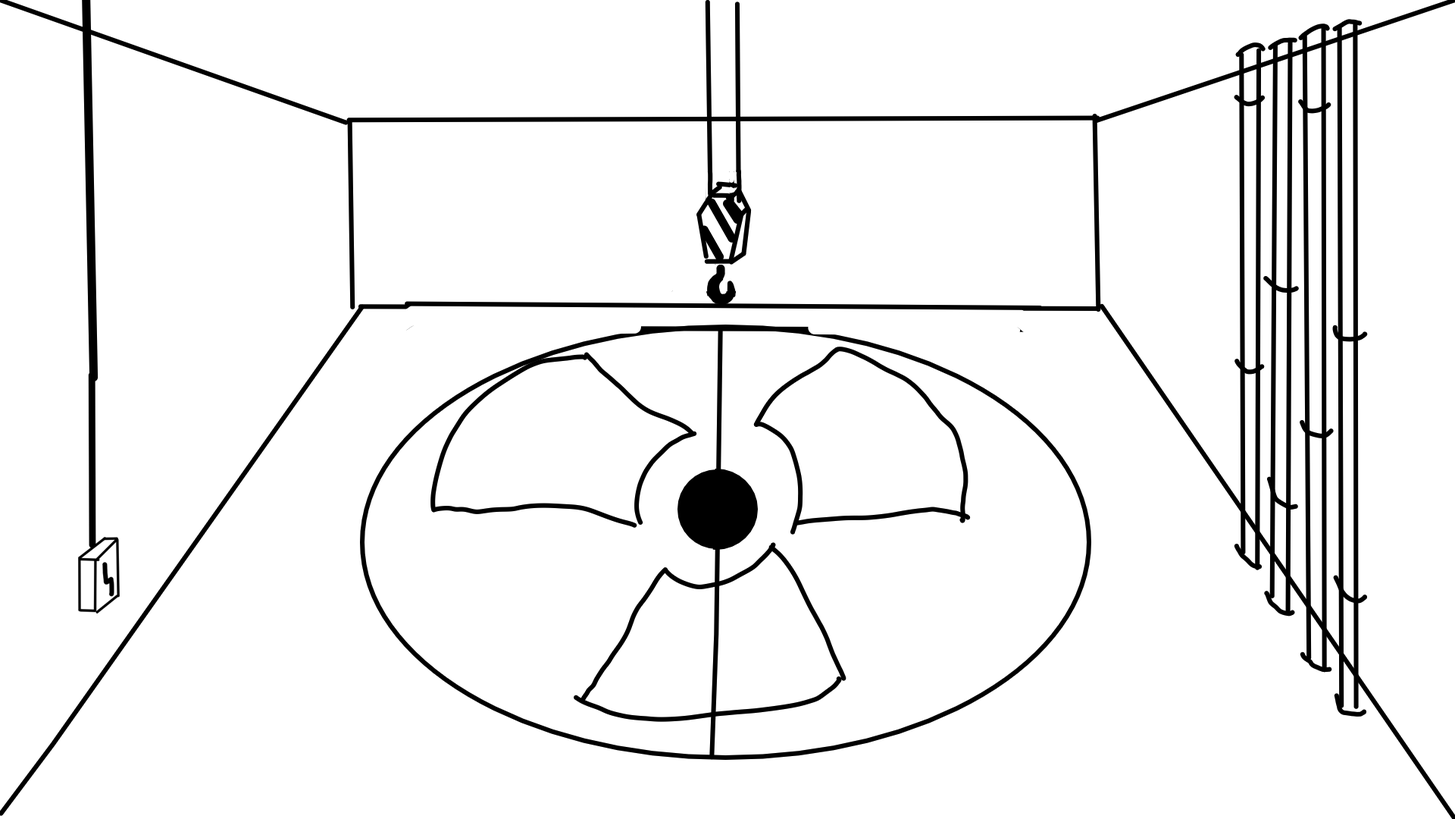
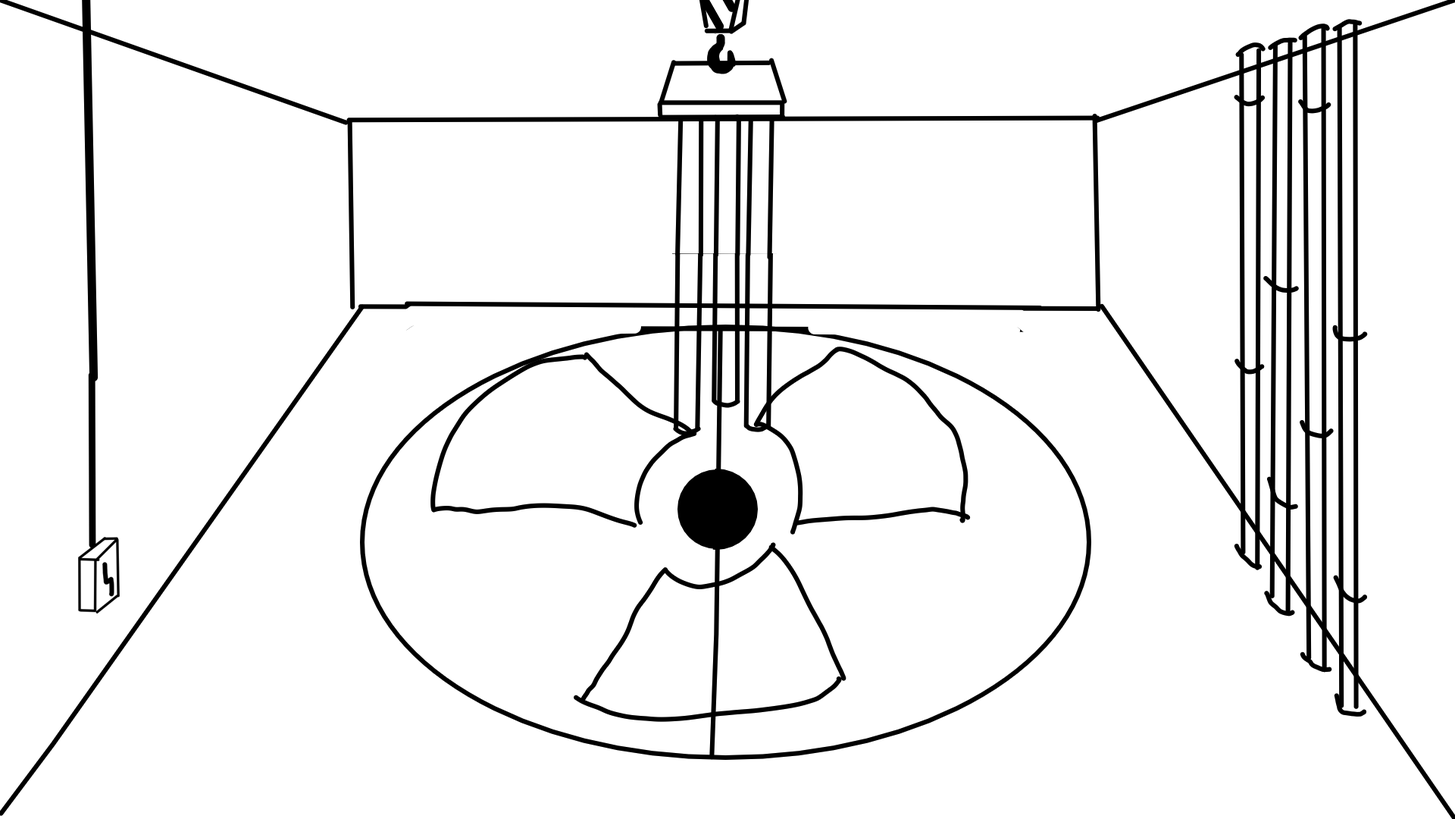
Before/after of a 1455 × 819 layered artwork. What changed in the layer stack:
showed "lifted", painted on it over 657, 0, 788, 436
hid "hook" over 657, 0, 788, 436
painted on "janitor" over 657, 0, 788, 436
painted on "hole" over 671, 291, 774, 436
